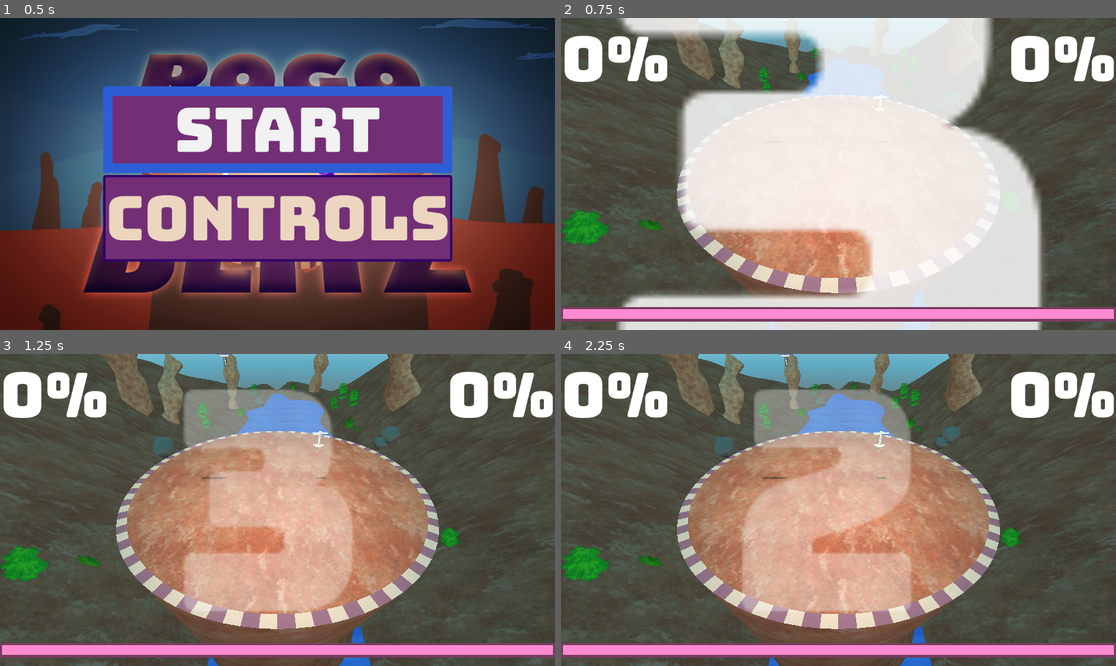
Above: before the commit, frames 1-4 (two rows, left to right).
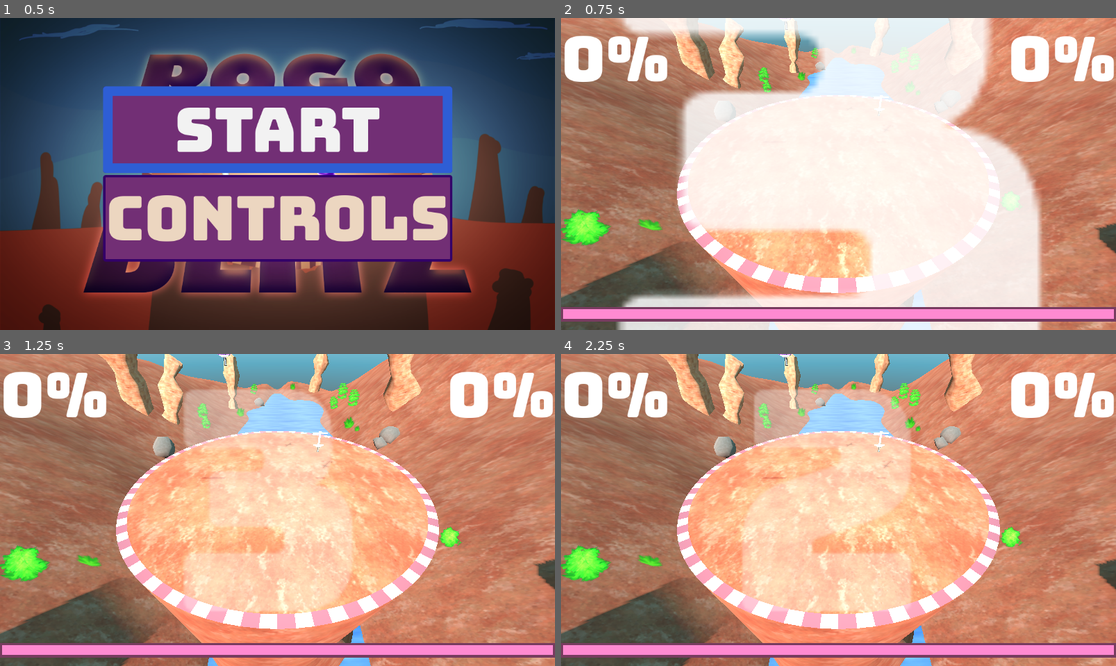
Above: after the commit, the same moments.

Repository: proximadams/Lucky-Erik-Alex-Jam-2025
Game: Godot game, scene res://UI/TitleScreen.tscn
Same seed, same stepped clock (60 frames per second), same inputs: the game is played once before the commit and once after it. Sound files missing from this copy of the repository are replaced by a short silence.
Inputs:
- Up to frame 1 (0.5 s): no input
- Up to frame 2 (0.75 s): click "Start" at 0.5 s
- Up to frame 3 (1.25 s): no input
- Up to frame 4 (2.25 s): no input

Frame 1 is identical in both runs. In frame 2, 48% of the frame differs, in the area x 0-100%, y 0-100%; in frame 3, 85%; in frame 4, 85%.

Commit message:
art update

Diff:
--- a/Environments/Cookie/Round2.tscn
+++ b/Environments/Cookie/Round2.tscn
@@ -102,7 +102,7 @@
 transform = Transform3D(1, 0, 0, 0, 1, 0, 0, 0, 1, 0, -14.606, -50)
 
 [node name="Icecream2" parent="WorldEnvironment/SM_IceCreamPink" index="0"]
-transform = Transform3D(-3.78269, -0.321619, 2.09041, 0.86032, 3.67906, 2.12282, -1.93212, 2.26784, -3.14734, 55.6129, -4.88594, 3.44318)
+transform = Transform3D(-3.78269, -0.321619, 2.09041, 0.86032, 3.67906, 2.12282, -1.93212, 2.26784, -3.14734, 55.6129, -4.88594, 0.164101)
 
 [node name="SM_Donut_01" parent="WorldEnvironment/SM_IceCreamPink" index="2" instance=ExtResource("7_mqbf7")]
 transform = Transform3D(84.692, 0, 0, 0, 84.692, 0, 0, 0, 84.692, -5.6825, 14.606, 27.6636)
@@ -149,7 +149,7 @@
 transform = Transform3D(1, 0, 0, 0, 1, 0, 0, 0, 1, -3.17, -14.606, 22.2665)
 
 [node name="Popsicle2" parent="WorldEnvironment/SM_PopsicleFudge" index="0"]
-transform = Transform3D(2.62014, 0.509966, 2.35803, -0.611952, 3.50783, -0.0786558, -2.33364, -0.347283, 2.66815, 3.30307, -14.2564, 12.6163)
+transform = Transform3D(-0.0197801, 1.04655, 3.40439, -0.629886, 3.34975, -1.03341, -3.50548, -0.607809, 0.166481, 3.30307, -14.2564, 15.943)
 
 [node name="SM_PopsicleRainbow" parent="WorldEnvironment" index="4"]
 transform = Transform3D(2.37693, 0, 2.3461, 0, 3.33975, 0, -2.3461, 0, 2.37693, 12.283, -20.3344, 25.6508)
@@ -242,8 +242,12 @@
 transform = Transform3D(-1.77151, -25.775, 37.9354, 0, 37.9637, 25.7943, -45.8633, 0.995584, -1.46529, -5.96506, 0.0287266, -6.78286)
 
 [node name="pTorus8" parent="SM_Donut_08" index="0"]
-transform = Transform3D(0.958479, -0.269302, 0.0937795, 0.138431, 0.726922, 0.672623, -0.249309, -0.631713, 0.734019, -0.151977, -0.334311, 0.492034)
-material_override = ExtResource("8_lp1nh")
+transform = Transform3D(0.893475, 0.44072, -0.0864174, -0.275212, 0.68934, 0.670127, 0.354909, -0.574958, 0.737199, -0.151977, -0.334311, 0.492034)
+material_override = ExtResource("8_lp1nh")
+
+[node name="DirectionalLight3D" type="DirectionalLight3D" parent="."]
+transform = Transform3D(-0.0940567, -0.976252, 0.195155, 0.364026, 0.148726, 0.919438, -0.926628, 0.157521, 0.341392, 0.000597, 10, -0.0566921)
+shadow_enabled = true
 
 [editable path="Floor/SM_Skybox"]
 [editable path="WorldEnvironment"]
--- a/Environments/Hoodoo/Round1.tscn
+++ b/Environments/Hoodoo/Round1.tscn
@@ -197,5 +197,10 @@
 surface_material_override/2 = SubResource("StandardMaterial3D_5apvl")
 surface_material_override/4 = SubResource("StandardMaterial3D_p88mg")
 
+[node name="DirectionalLight3D" type="DirectionalLight3D" parent="."]
+transform = Transform3D(0.535587, -0.56884, -0.624154, 0.0277995, -0.726822, 0.686264, -0.844022, -0.384905, -0.373463, 0, 7.27007, 0)
+light_color = Color(1, 0.792472, 0.796286, 1)
+shadow_enabled = true
+
 [editable path="Floor/SM_Skybox"]
 [editable path="SM_HoodoEnviro"]
